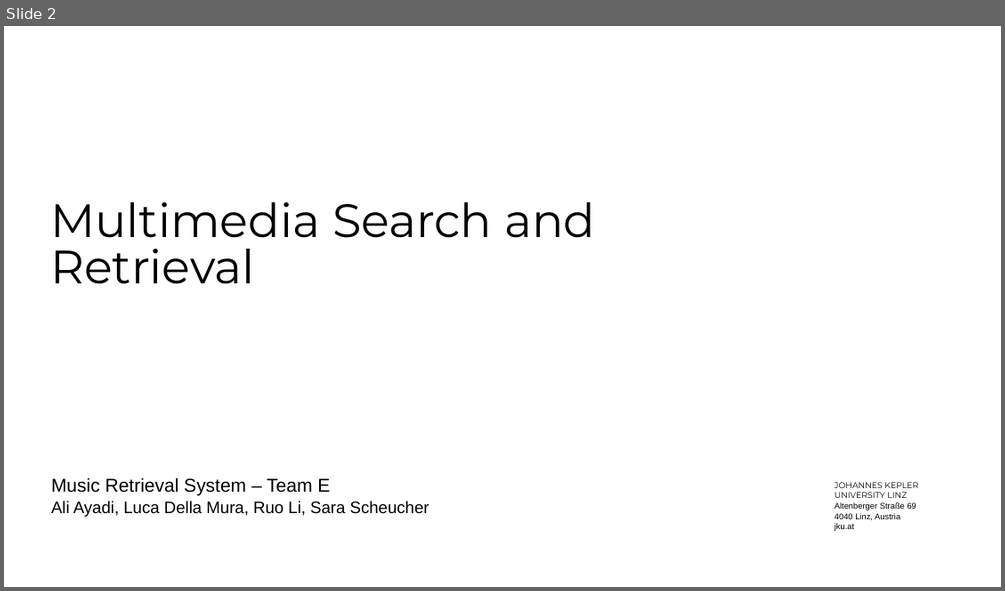
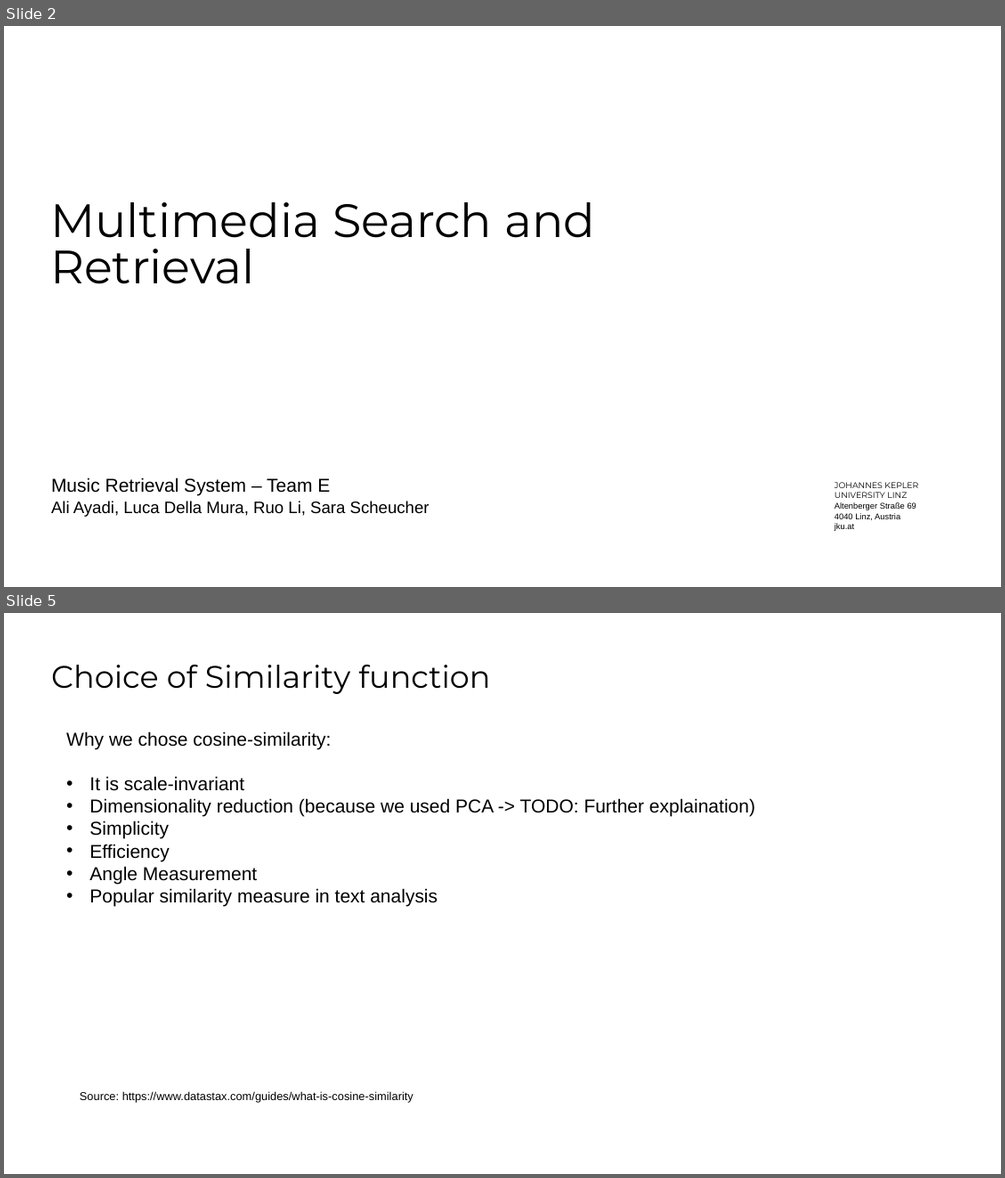
Before and after one commit to SaraCoolman/MMSR, a slide deck: project_3_team_E/Final Presentation.pptx. Shown one above the other, each under a label of ours: slide 2 before the commit, slides 2 and 5 after it; the slides between them are not shown. The pictures are 1005x591 and 1005x1178 pixels, drawn with LibreOffice and Linux fonts; fonts in the diff are those of the drawing; background and template pictures are left out. Boxes give left, top, right and bottom in pixels: in the first picture for what was removed or moved away, otherwise in the second. Text is boxed around its words. In the diff, an @@ line names an element or a change of style, - is before the commit and + after.

```diff
--- a/project_3_team_E/Final Presentation.pptx
+++ b/project_3_team_E/Final Presentation.pptx
@@ slide 5 added at [4,613,1001,1174], background #FFFFFF @@
@@ title added at [51,665,490,694], 30 pt, text #000000 @@
+Choice of Similarity function
@@ text added at [66,731,755,906], 18 pt, text #000000 @@
+Why we chose cosine-similarity:
+• It is scale-invariant
+• Dimensionality reduction (because we used PCA -> TODO: Further explaination)
+• Simplicity
+• Efficiency
+• Angle Measurement
+• Popular similarity measure in text analysis
@@ text added at [80,1091,413,1103], 11 pt, text #000000 @@
+Source: https://www.datastax.com/guides/what-is-cosine-similarity
```
Also in this commit, not shown: 11 slides changed.
